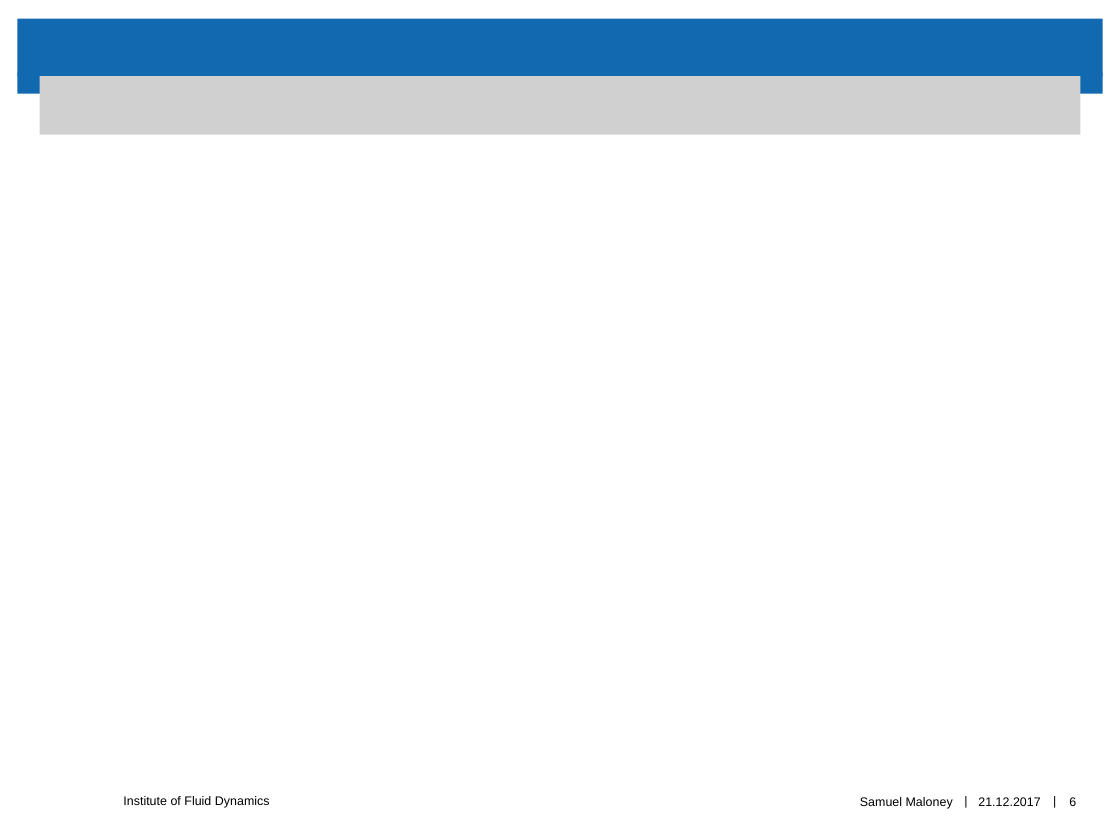
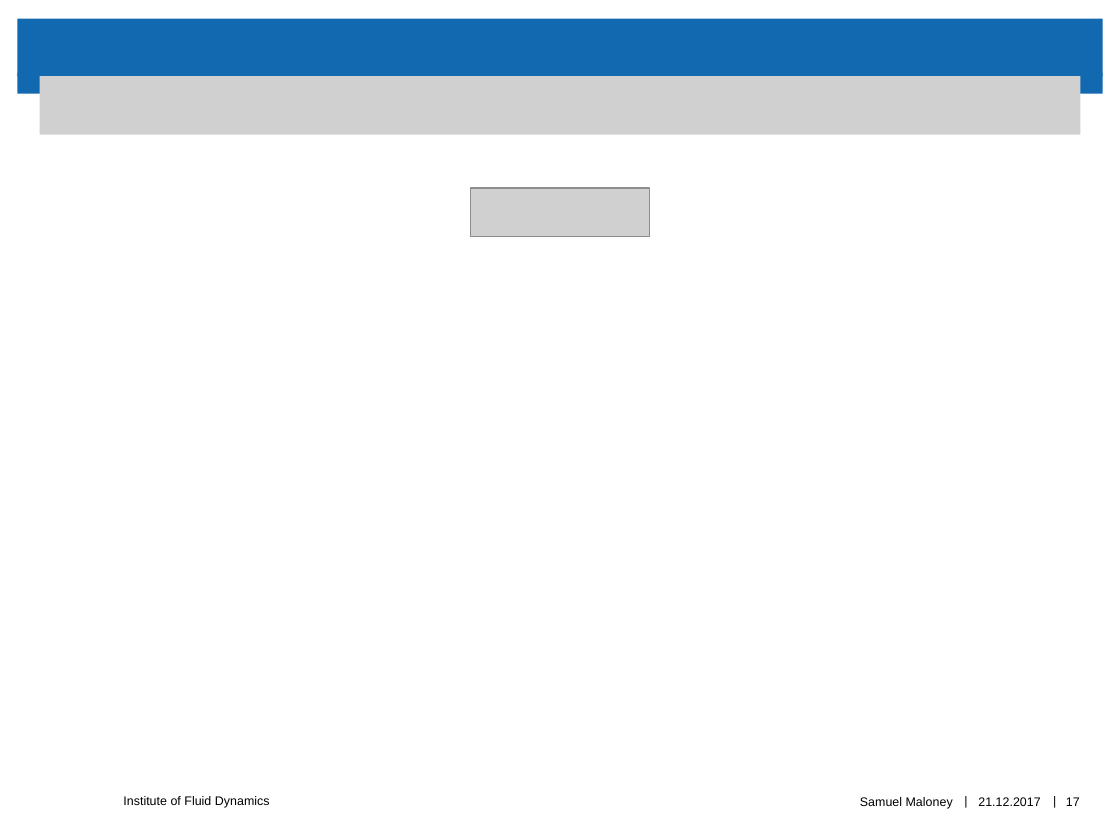
Before and after one commit to sam-maloney/msc_seminar, a slide deck: slide 17 of Presentation/maloneys_HS2017.pptx (slide 6 before the commit). Drawn at 1120x840 pixels with LibreOffice and Linux fonts; fonts in the diff are those of the drawing; grey boxes stand for pictures; background and template pictures are left out. Boxes give left, top, right and bottom in pixels: in the first picture for what was removed or moved away, otherwise in the second. Text is boxed around its words. In the diff, an @@ line names an element or a change of style, - is before the commit and + after.

```diff
--- a/Presentation/maloneys_HS2017.pptx
+++ b/Presentation/maloneys_HS2017.pptx
@@ picture added at (470,188,650,237) @@
@@ page number at (1066,797,1080,806): text changed @@
-6
+17
```
Also in this commit, not shown: 1 other slide changed, 13 slides added, 11 other files.
